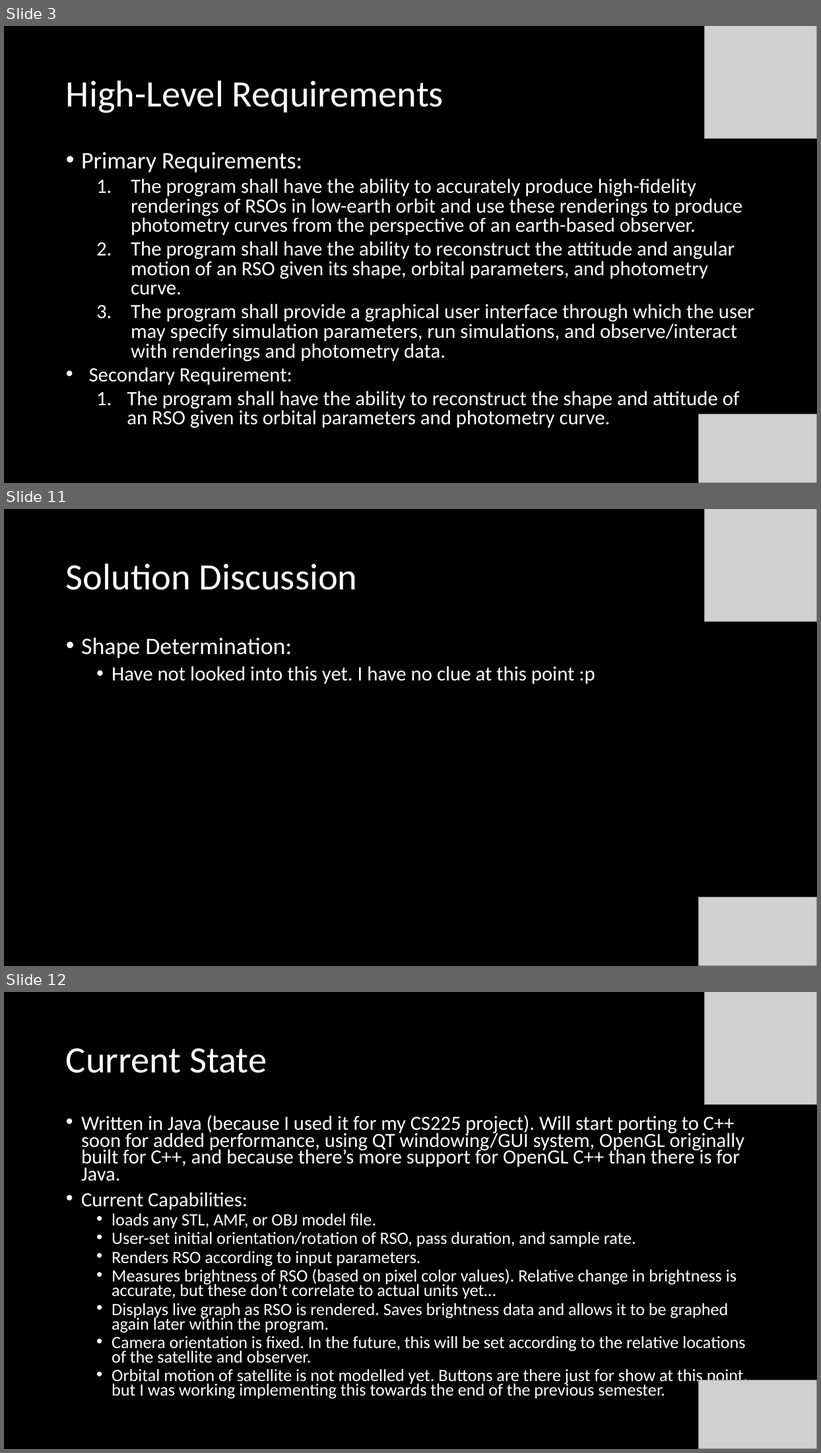
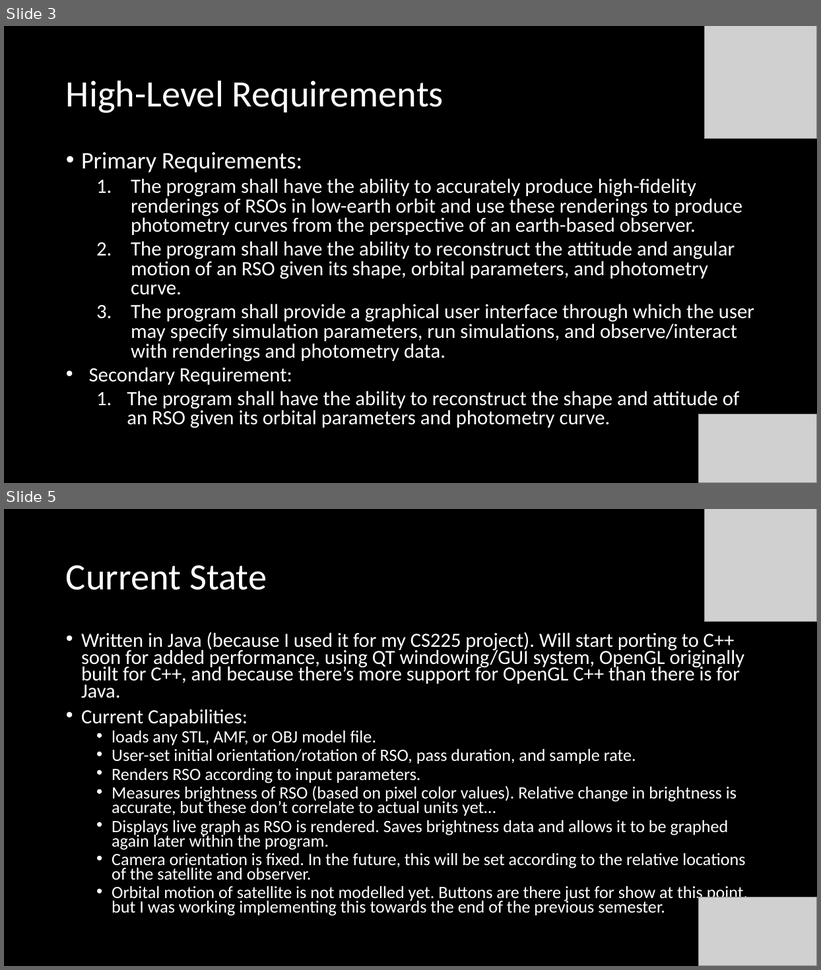
Before and after one commit to henry-valentine/COMPASS, a slide deck: documentation/COMPASS Project Overview.pptx. Shown one above the other, each under a label of ours: slides 3, 11 and 12 before the commit, slides 3 and 5 after it; the slides between them are not shown. The pictures are 821x1453 and 821x970 pixels, drawn with LibreOffice and Linux fonts; fonts in the diff are those of the drawing; grey boxes stand for pictures. Boxes give left, top, right and bottom in pixels: in the first picture for what was removed or moved away, otherwise in the second. Text is boxed around its words. In the diff, an @@ line names an element or a change of style, - is before the commit and + after.

```diff
--- a/documentation/COMPASS Project Overview.pptx
+++ b/documentation/COMPASS Project Overview.pptx
@@ slide 11 removed at <box>4,509,817,966</box>, background #000000 @@
@@ picture removed at <box>704,509,817,622</box> @@
@@ title removed at <box>66,563,358,590</box> @@
-Solution Discussion
@@ text removed at <box>81,638,595,684</box> @@
-• Shape Determination:
-  • Have not looked into this yet. I have no clue at this point :p
@@ picture removed at <box>699,898,817,966</box> @@
@@ what was slide 12 is now slide 5 @@
```
Also in this commit, not shown: 2 slides changed, 6 other slides removed, 14 other files.
